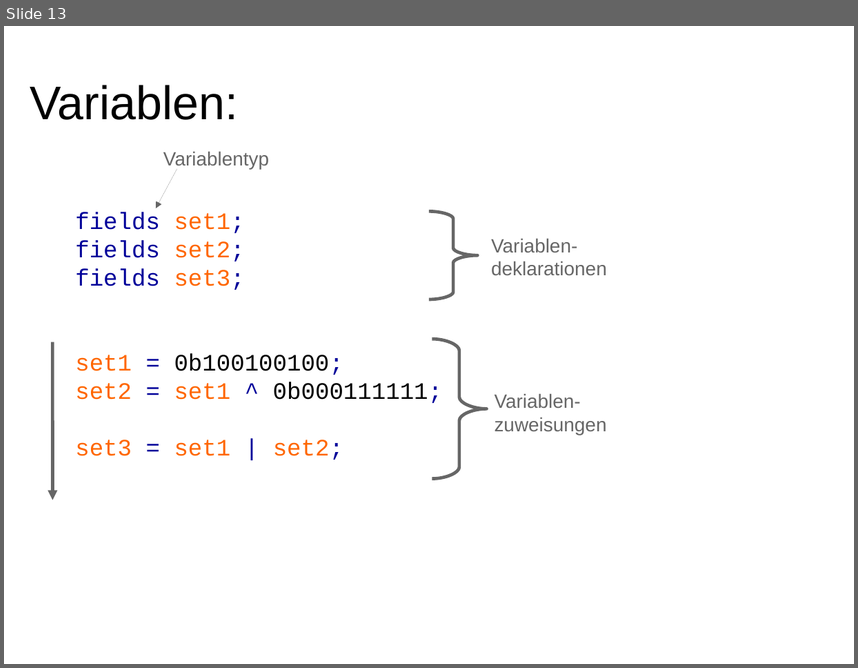
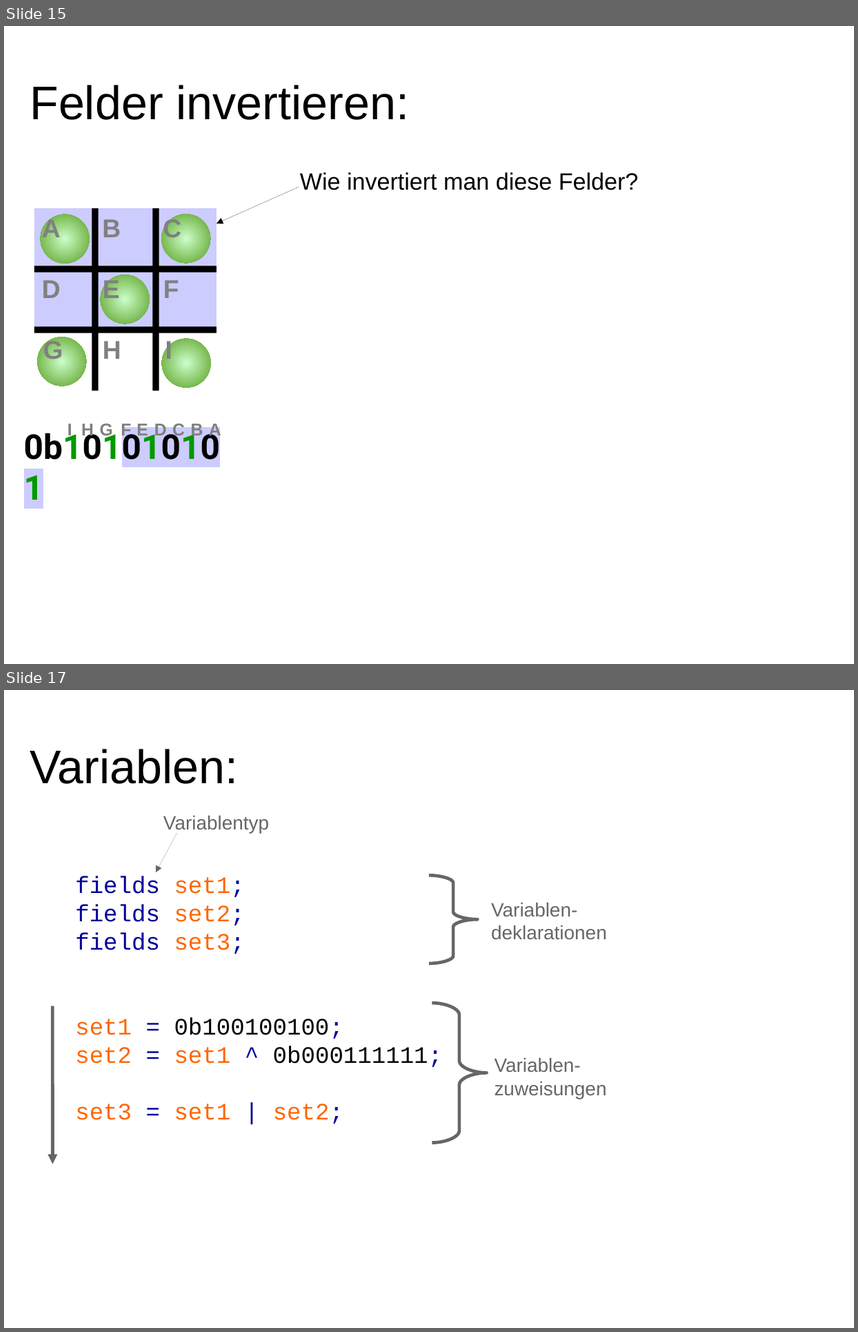
Before and after one commit to hotwolf/TicTacToe, a slide deck: Workshop/Software.odp. Shown one above the other, each under a label of ours: slide 13 before the commit, slides 15 and 17 after it; the slides between them are not shown. The pictures are 858x668 and 858x1332 pixels, drawn with LibreOffice and Linux fonts; fonts in the diff are those of the drawing. Boxes give left, top, right and bottom in pixels: in the first picture for what was removed or moved away, otherwise in the second. Text is boxed around its words. In the diff, an @@ line names an element or a change of style, - is before the commit and + after.

```diff
--- a/Workshop/Software.odp
+++ b/Workshop/Software.odp
@@ slide 15 added at [4,26,854,664], background #FFFFFF @@
@@ text added at [30,85,410,120], 44 pt, text #000000 @@
+Felder invertieren:
@@ arrow added from (299, 187) to (217, 223), #000000 0 pt @@
@@ text added at [300,172,639,190], 22 pt, text #000000 @@
+Wie invertiert man diese Felder?
@@ rectangle added at [34,208,216,329], fill #CCCCFF @@
@@ ellipse added at [41,214,89,263], fill gradient #CCFFCC to #579D1C @@
@@ ellipse added at [161,214,210,263], fill gradient #CCFFCC to #579D1C @@
@@ ellipse added at [101,274,149,323], fill gradient #CCFFCC to #579D1C @@
@@ ellipse added at [37,337,86,385], fill gradient #CCFFCC to #579D1C @@
@@ ellipse added at [162,339,211,387], fill gradient #CCFFCC to #579D1C @@
@@ group added at [34,208,217,390]: 9 texts, 4 lines @@
+B
+A
+C
+D
+E
+F
+G
+H
+I
@@ text added at [16,421,234,522], 32 pt, text #000000, bold @@
+0b101010101
@@ group added at [67,421,221,439]: 9 texts @@
+A
+C
+D
+E
+F
+G
+H
+I
+B
@@ what was slide 13 is now slide 17 @@
```
Also in this commit, not shown: 4 slides changed, 4 other slides added.
